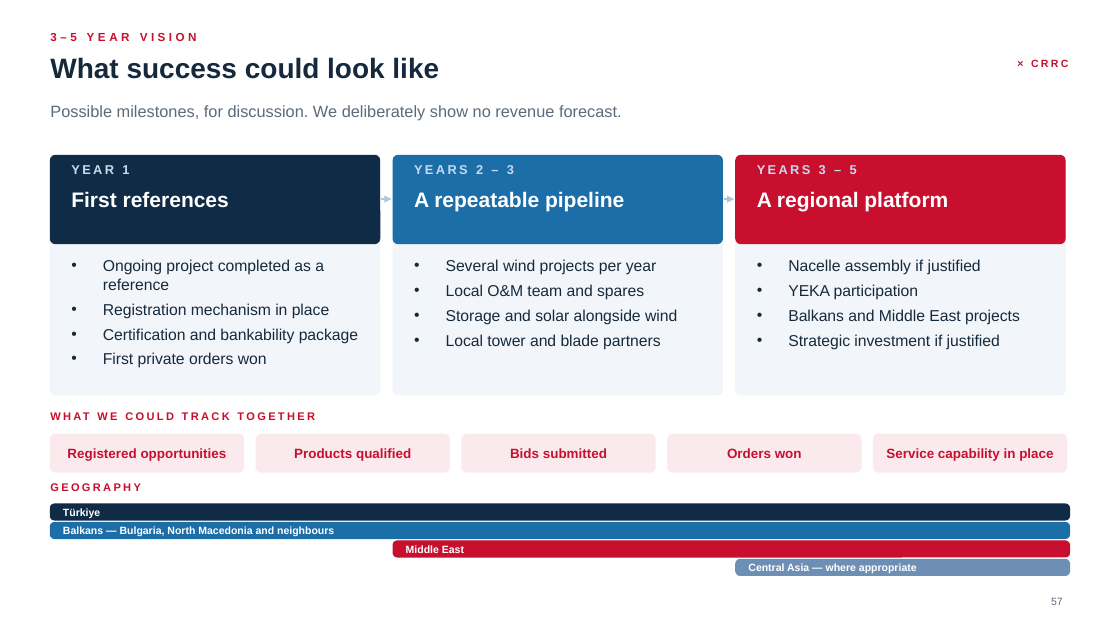
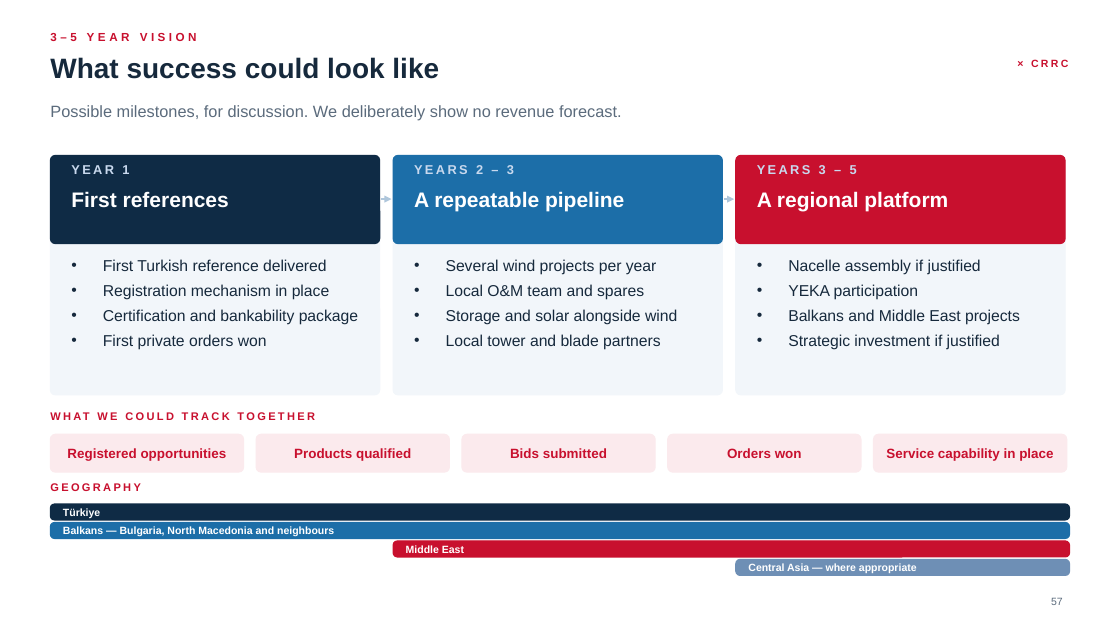
Before and after one commit to taimoorRazi/MultiTransformer, a slide deck: slide 57 of CRRC_Partnership/Ulusoy - CRRC Partnership.pptx. Drawn at 1120x630 pixels with LibreOffice and Linux fonts; fonts in the diff are those of the drawing; background and template pictures are left out. Boxes give left, top, right and bottom in pixels: in the first picture for what was removed or moved away, otherwise in the second. Text is boxed around its words. In the diff, an @@ line names an element or a change of style, - is before the commit and + after.

```diff
--- a/CRRC_Partnership/Ulusoy - CRRC Partnership.pptx
+++ b/CRRC_Partnership/Ulusoy - CRRC Partnership.pptx
@@ text at <box>103,259,327,271</box>: text changed @@
-• Ongoing project completed as a reference
+• First Turkish reference delivered
```
Also in this commit, not shown: 9 other slides changed, 13 other files.
